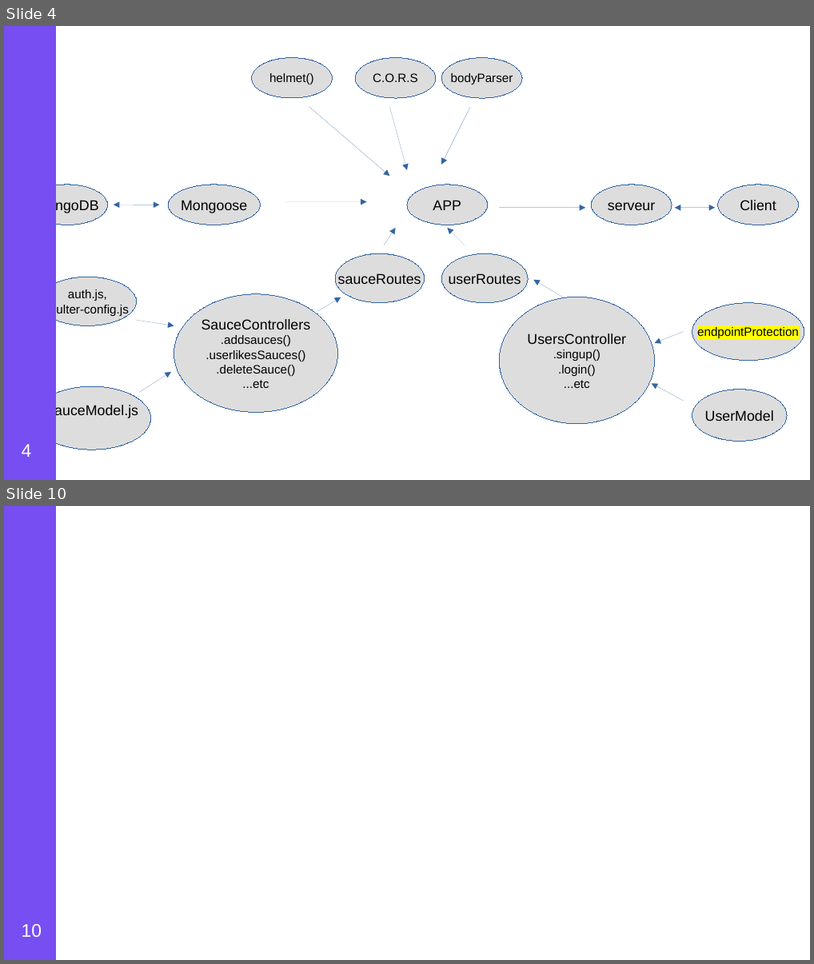
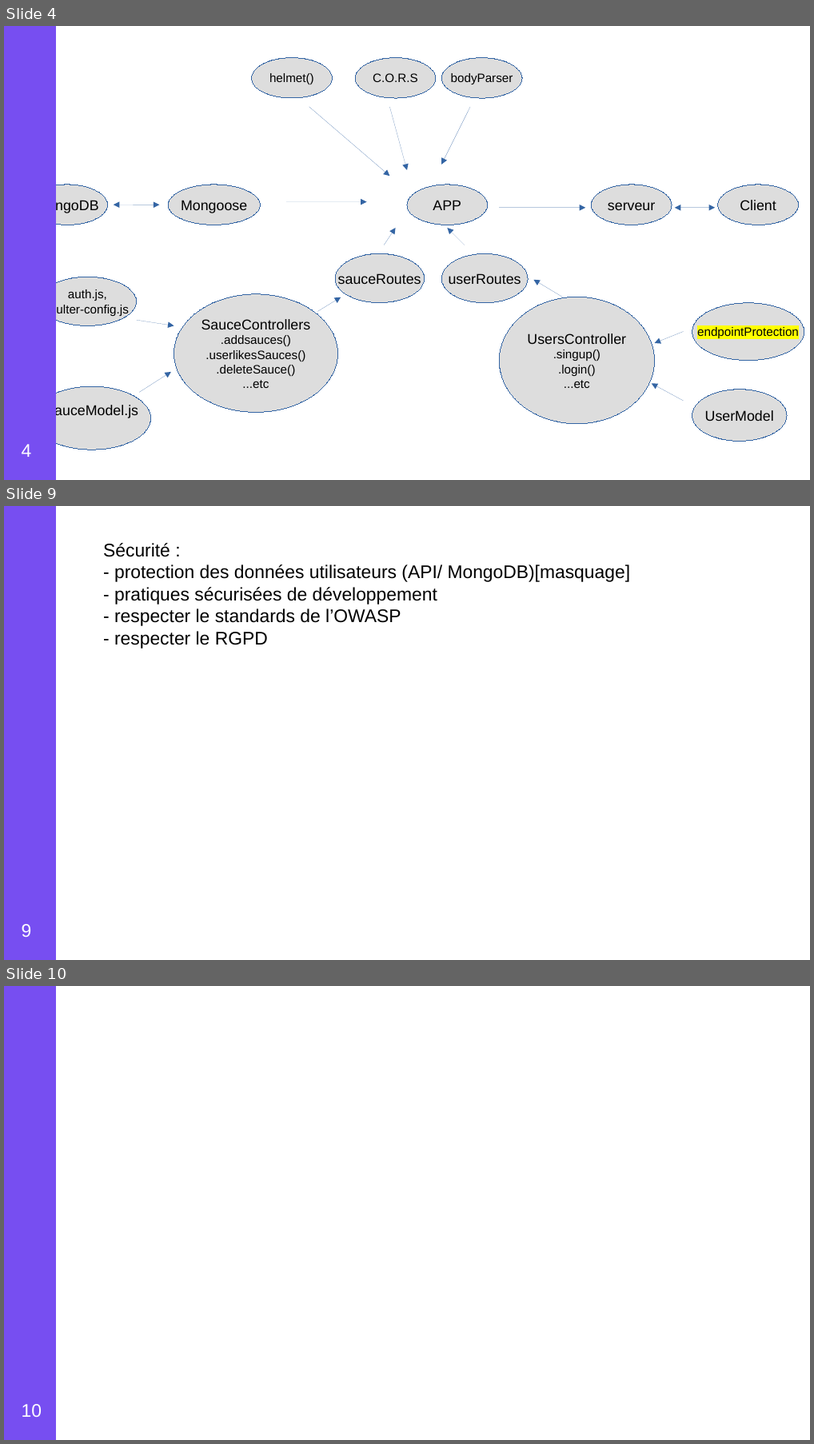
Before and after one commit to danielOuattara/Openclassroom_P6_15_01_2021, a slide deck: schema_global.odp. Shown one above the other, each under a label of ours: slides 4 and 10 before the commit, slides 4, 9 and 10 after it; the slides between them are not shown. The pictures are 814x964 and 814x1444 pixels, drawn with LibreOffice and Linux fonts; fonts in the diff are those of the drawing. Boxes give left, top, right and bottom in pixels: in the first picture for what was removed or moved away, otherwise in the second. Text is boxed around its words. In the diff, an @@ line names an element or a change of style, - is before the commit and + after.

```diff
--- a/schema_global.odp
+++ b/schema_global.odp
@@ slide 9 added at bbox=[4, 506, 810, 960], background #FFFFFF @@
@@ rectangle added at bbox=[4, 506, 56, 960], fill #774EF1, outline #774EF1 0 pt @@
@@ text added at bbox=[103, 543, 631, 648], 18 pt, text #000000 @@
+Sécurité :
+- protection des données utilisateurs (API/ MongoDB)[masquage]
+- pratiques sécurisées de développement
+- respecter le standards de l’OWASP
+- respecter le RGPD
@@ page number added at bbox=[22, 924, 32, 936], 18 pt, text #FFFFFF @@
+9
```
Also in this commit, not shown: 4 slides changed, 2 other slides added, 3 slides removed, 7 other files.
